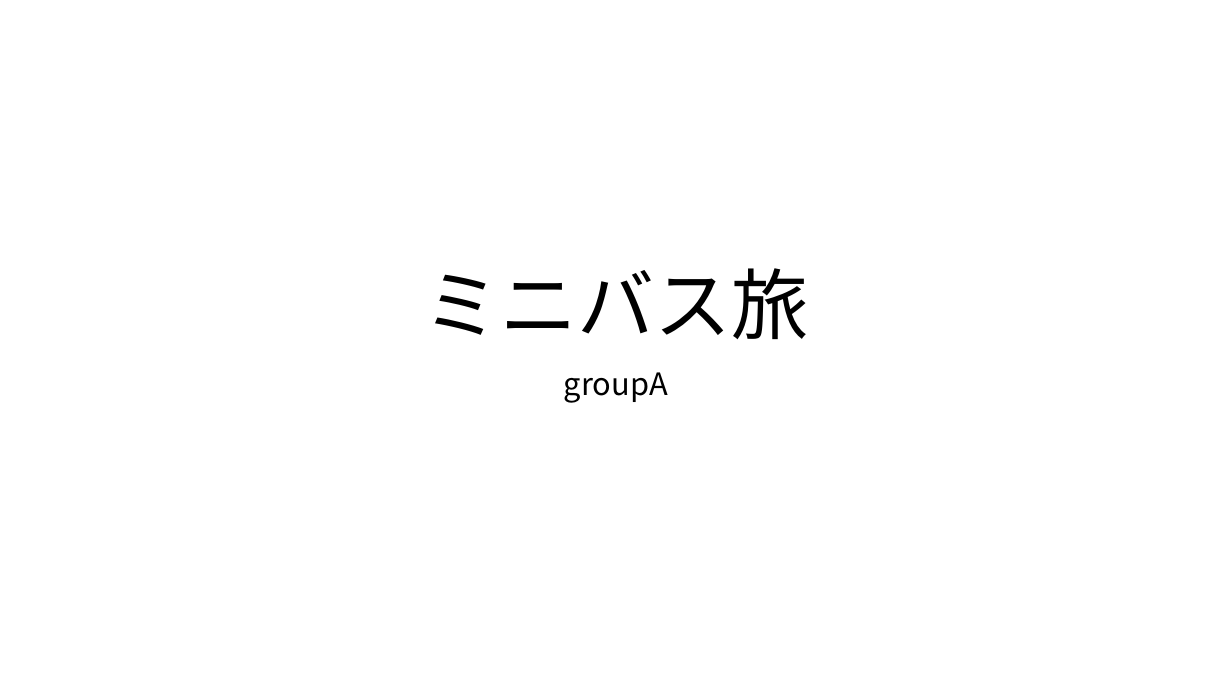
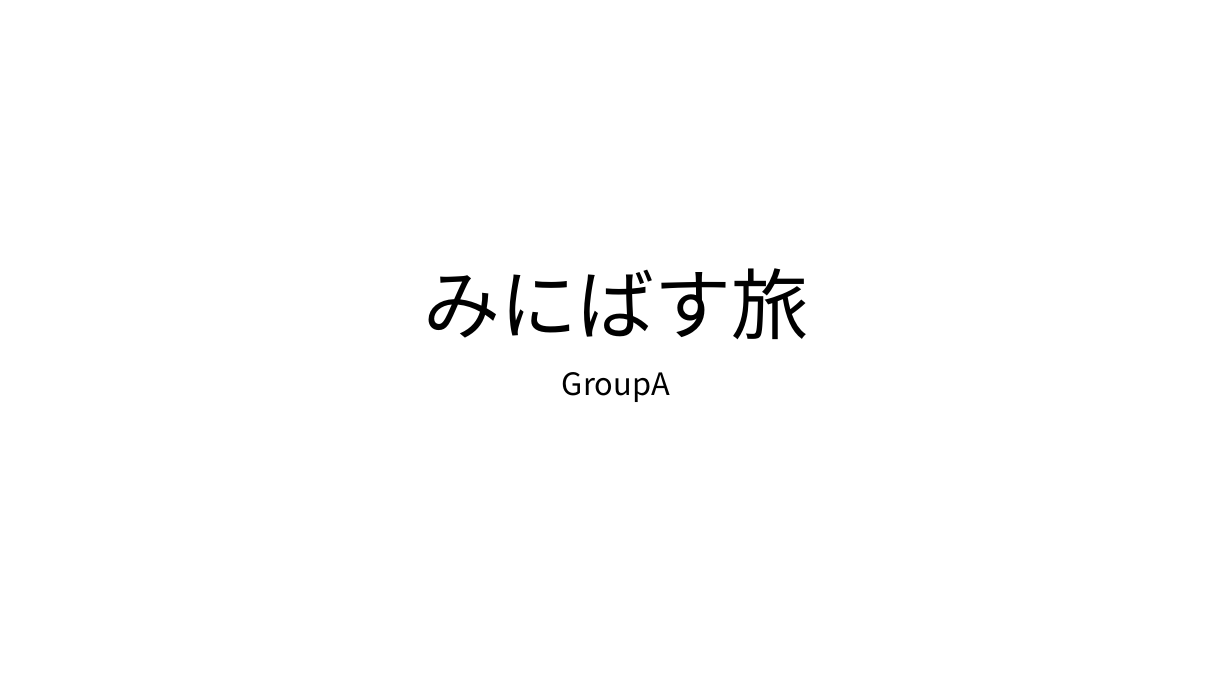
Before and after one commit to sfdn-class/HinoMiniBus, a slide deck: slide 1 of design/powerpoint/ミニバス旅.pptx. Drawn at 1232x693 pixels with LibreOffice and Linux fonts; fonts in the diff are those of the drawing. Boxes give left, top, right and bottom in pixels: in the first picture for what was removed or moved away, otherwise in the second. Text is boxed around its words. In the diff, an @@ line names an element or a change of style, - is before the commit and + after.

```diff
--- a/design/powerpoint/ミニバス旅.pptx
+++ b/design/powerpoint/ミニバス旅.pptx
@@ title at box(423, 268, 808, 339): text changed @@
-ミニバス旅
+みにばす旅
@@ subtitle at box(562, 372, 670, 402): text changed @@
-groupA
+GroupA
```
Also in this commit, not shown: 5 other slides changed, 1 slide added, 3 slides removed.
